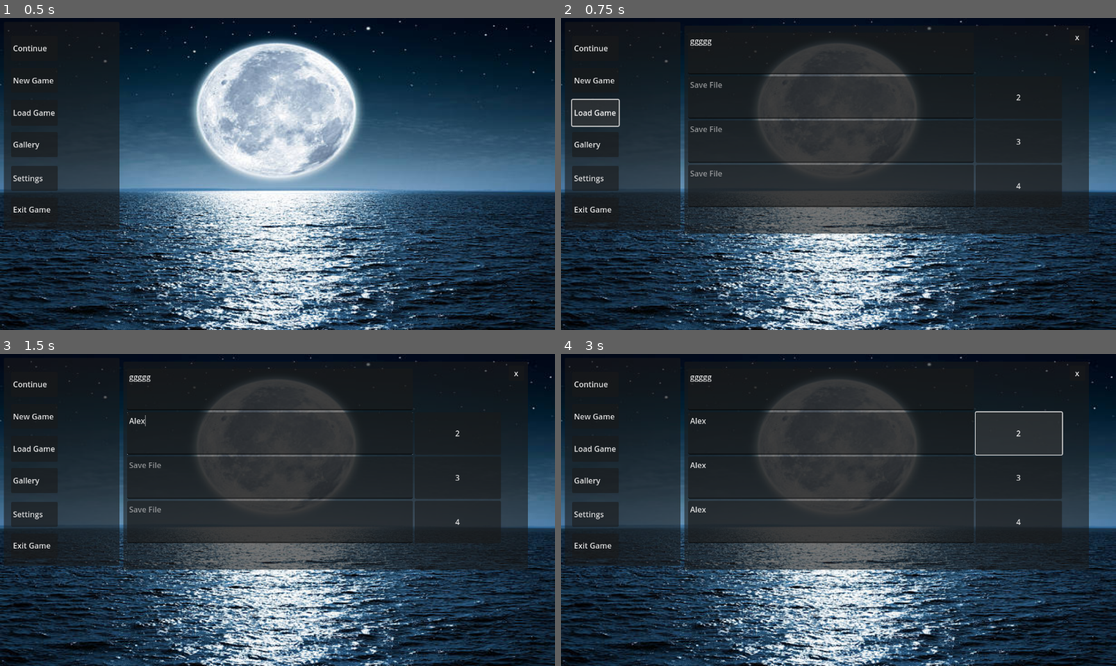
Above: before the commit, frames 1-4 (two rows, left to right).
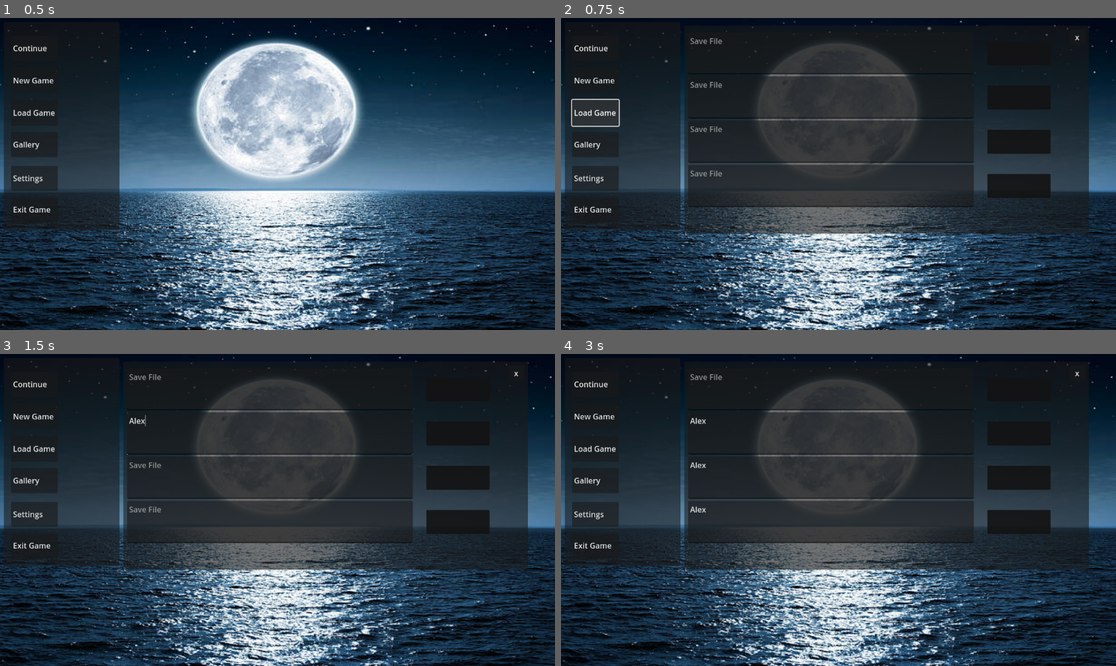
Above: after the commit, the same moments.

Repository: AustinTheWitch/VN_Alias
Game: Godot game, scene res://Scenes/DialogueBox.tscn
The game is run twice, just before and just after one commit, with the same random seed, the same clock (stepped at 60 frames per second) and the same inputs.
Inputs (mouse positions are in pixels of both pictures, inside the frame that each line leads up to):
- Up to frame 1 (0.5 s): no input
- Up to frame 2 (0.75 s): click "Load Game" at 0.5 s
- Up to frame 3 (1.5 s): click (271, 432) at 1.27 s; type "Alex" at 1.35 s
- Up to frame 4 (3 s): click (832, 478) at 1.5 s; type "Alex" at 1.58 s; click (832, 522) at 1.73 s; type "Alex" at 1.82 s; click (1021, 388) at 2 s; click (1021, 432) at 2.75 s, where only the run before the commit has a clickable "2"

Frame 1 is identical in both runs. In frame 2, 1.4% of the frame differs, in the area x 23-91%, y 6-60%; in frame 3, 1.4%; in frame 4, 2.6%.
Error before the commit: Attempt to call function 'get_as_text' in base 'null instance' on a null instance. (res://Scripts/SaveLoadMenu.gd:64)
Error after the commit: Attempt to call function 'get_as_text' in base 'null instance' on a null instance. (res://Scripts/SaveLoadMenu.gd:77)

Commit message:
Json and Complete Save System

Diff:
--- a/Scenes/SaveLoadMenu.tscn
+++ b/Scenes/SaveLoadMenu.tscn
@@ -1,6 +1,7 @@
-[gd_scene load_steps=2 format=3 uid="uid://cmeeiape4lwdj"]
+[gd_scene load_steps=3 format=3 uid="uid://cmeeiape4lwdj"]
 
 [ext_resource type="Script" path="res://Scripts/SaveLoadMenu.gd" id="1_6fgpm"]
+[ext_resource type="Texture2D" uid="uid://bg33tdhuogqdc" path="res://Art/MockButton.png" id="2_ddkrg"]
 
 [node name="Control" type="Control"]
 layout_mode = 3
@@ -45,13 +46,13 @@
 [node name="SaveText" type="TextEdit" parent="Background/SaveFileBox/File1" groups=["SaveText"]]
 layout_mode = 2
 size_flags_horizontal = 3
-text = "ggggg"
 placeholder_text = "Save File"
 
 [node name="SaveButton" type="TextureButton" parent="Background/SaveFileBox/File1" groups=["SaveImage"]]
 layout_mode = 2
 size_flags_horizontal = 3
 size_flags_stretch_ratio = 0.3
+texture_normal = ExtResource("2_ddkrg")
 ignore_texture_size = true
 stretch_mode = 0
 
@@ -64,12 +65,13 @@
 size_flags_horizontal = 3
 placeholder_text = "Save File"
 
-[node name="SaveButton" type="Button" parent="Background/SaveFileBox/File2" groups=["SaveImage"]]
+[node name="SaveButton" type="TextureButton" parent="Background/SaveFileBox/File2" groups=["SaveImage"]]
 layout_mode = 2
 size_flags_horizontal = 3
 size_flags_stretch_ratio = 0.3
-text = "2
-"
+texture_normal = ExtResource("2_ddkrg")
+ignore_texture_size = true
+stretch_mode = 0
 
 [node name="File3" type="HBoxContainer" parent="Background/SaveFileBox"]
 layout_mode = 2
@@ -80,11 +82,13 @@
 size_flags_horizontal = 3
 placeholder_text = "Save File"
 
-[node name="SaveButton" type="Button" parent="Background/SaveFileBox/File3" groups=["SaveImage"]]
+[node name="SaveButton" type="TextureButton" parent="Background/SaveFileBox/File3" groups=["SaveImage"]]
 layout_mode = 2
 size_flags_horizontal = 3
 size_flags_stretch_ratio = 0.3
-text = "3"
+texture_normal = ExtResource("2_ddkrg")
+ignore_texture_size = true
+stretch_mode = 0
 
 [node name="File4" type="HBoxContainer" parent="Background/SaveFileBox"]
 layout_mode = 2
@@ -95,11 +99,13 @@
 size_flags_horizontal = 3
 placeholder_text = "Save File"
 
-[node name="SaveButton" type="Button" parent="Background/SaveFileBox/File4" groups=["SaveImage"]]
+[node name="SaveButton" type="TextureButton" parent="Background/SaveFileBox/File4" groups=["SaveImage"]]
 layout_mode = 2
 size_flags_horizontal = 3
 size_flags_stretch_ratio = 0.3
-text = "4"
+texture_normal = ExtResource("2_ddkrg")
+ignore_texture_size = true
+stretch_mode = 0
 
 [node name="ExitButton" type="Button" parent="Background"]
 layout_mode = 1
@@ -115,4 +121,7 @@
 text = "x"
 
 [connection signal="pressed" from="Background/SaveFileBox/File1/SaveButton" to="." method="_file1"]
+[connection signal="pressed" from="Background/SaveFileBox/File2/SaveButton" to="." method="_file2"]
+[connection signal="pressed" from="Background/SaveFileBox/File3/SaveButton" to="." method="_file3"]
+[connection signal="pressed" from="Background/SaveFileBox/File4/SaveButton" to="." method="_file4"]
 [connection signal="pressed" from="Background/ExitButton" to="." method="_exitsaveload"]
--- a/Scripts/SaveLoadMenu.gd
+++ b/Scripts/SaveLoadMenu.gd
@@ -26,7 +26,6 @@
 	mainmenu = get_node("/root/MainMenu")
 	savetime = get_tree().get_nodes_in_group("SaveText")
 	saveimage = get_tree().get_nodes_in_group("SaveImage")
-	_filelabel()
 
 func _process(_delta):
 	$Background.visible = saving or loading
@@ -34,6 +33,7 @@
 		loading = false
 	elif loading == true:
 		saving = false
+	_filelabel()
 
 func _saveset():
 #UI Settings--------------------
@@ -64,14 +64,48 @@
 	var loadstring = file.get_as_text()
 	filedata = JSON.parse_string(loadstring)
 	var loadedfile = filedata.get(filename)
-	data.SceneKey = loadedfile[0]
-	data.LineNum = loadedfile[1]
-	scene._ambianceselect()
-	scene._musicselect()
-	_loadset()
+	if loadedfile != null:
+		data.SceneKey = loadedfile[0]
+		data.LineNum = loadedfile[1]
+		scene._ambianceselect()
+		scene._musicselect()
+		_loadset()
+	else: print("No File")
 
 func _filelabel():
-	pass
+	var file = FileAccess.open("user://gamefile.save", FileAccess.READ)
+	var loadstring = file.get_as_text()
+	filedata = JSON.parse_string(loadstring)
+
+	#File Arrays--------------------------------------
+	var file1 = []
+	var file2 = []
+	var file3 = []
+	var file4 = []
+
+	file1 = filedata.get("File1")
+	if file1 != null:
+		saveimage[0].set_texture_normal(data.BackdropGallery.get(file1[2]))
+		savetime[0].text = file1[3]
+	else: pass
+
+	file2 = filedata.get("File2")
+	if file2 != null:
+		saveimage[1].set_texture_normal(data.BackdropGallery.get(file2[2]))
+		savetime[1].text = file2[3]
+	else: pass
+
+	file3 = filedata.get("File3")
+	if file3 != null:
+		saveimage[2].set_texture_normal(data.BackdropGallery.get(file3[2]))
+		savetime[2].text = file3[3]
+	else: pass
+
+	file4 = filedata.get("File4")
+	if file4 != null:
+		saveimage[3].set_texture_normal(data.BackdropGallery.get(file4[2]))
+		savetime[3].text = file4[3]
+	else: pass
 
 func _file1():
 	filename = "File1"
@@ -79,6 +113,24 @@
 		_savegame()
 	else: _loadgame()
 
+func _file2():
+	filename = "File2"
+	if saving == true:
+		_savegame()
+	else: _loadgame()
+
+func _file3():
+	filename = "File3"
+	if saving == true:
+		_savegame()
+	else: _loadgame()
+
+func _file4():
+	filename = "File4"
+	if saving == true:
+		_savegame()
+	else: _loadgame()
+
 func _exitsaveload():
 	saving = false
 	loading = false
